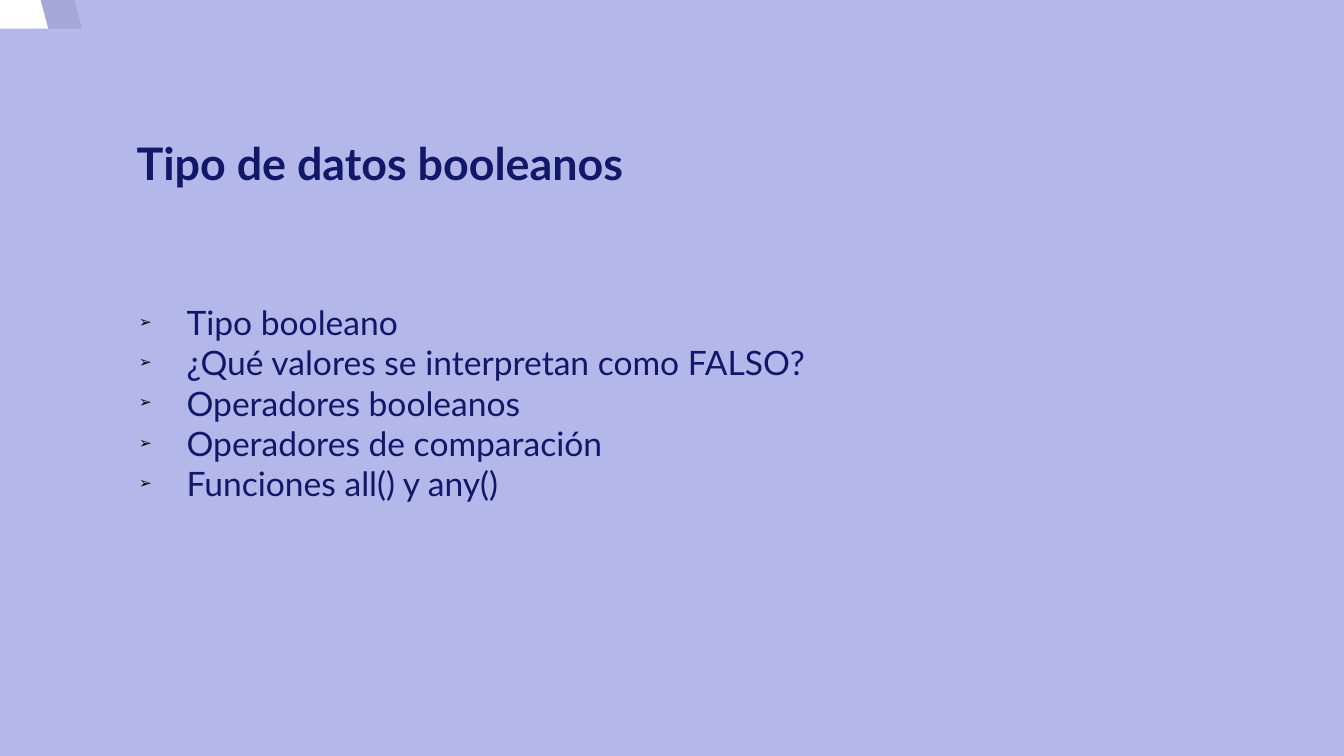
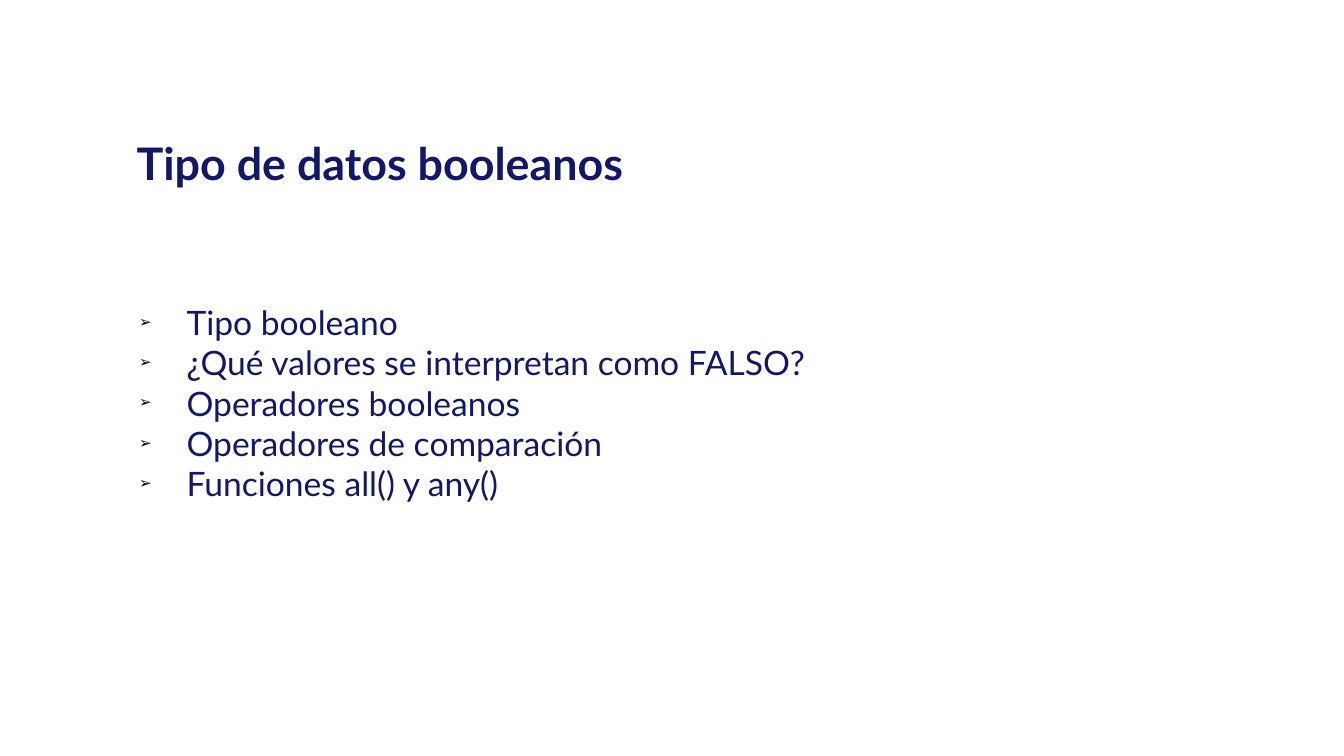
Before and after one commit to josedom24/plataforma_pledin, a slide deck: slide 1 of cursos/_python3/python3/curso/u13/u13.odp. Drawn at 1344x756 pixels with LibreOffice and Linux fonts; fonts in the diff are those of the drawing; background and template pictures are left out. Boxes give left, top, right and bottom in pixels: in the first picture for what was removed or moved away, otherwise in the second. Text is boxed around its words. In the diff, an @@ line names an element or a change of style, - is before the commit and + after.

```diff
--- a/cursos/_python3/python3/curso/u13/u13.odp
+++ b/cursos/_python3/python3/curso/u13/u13.odp
@@ background #B3B7E9 to picture (left out) @@
@@ freeform shape removed at [0,0,1210,756] @@
@@ freeform shape removed at [34,0,1243,756] @@
```
Also in this commit, not shown: 37 other files.
